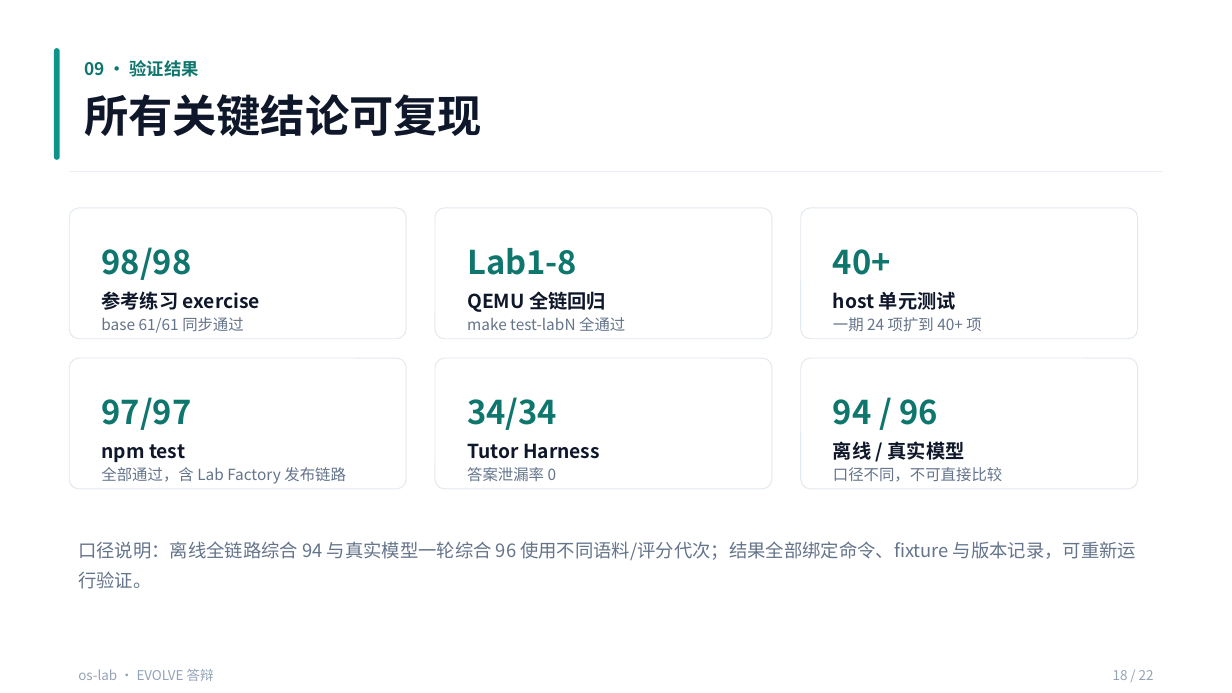
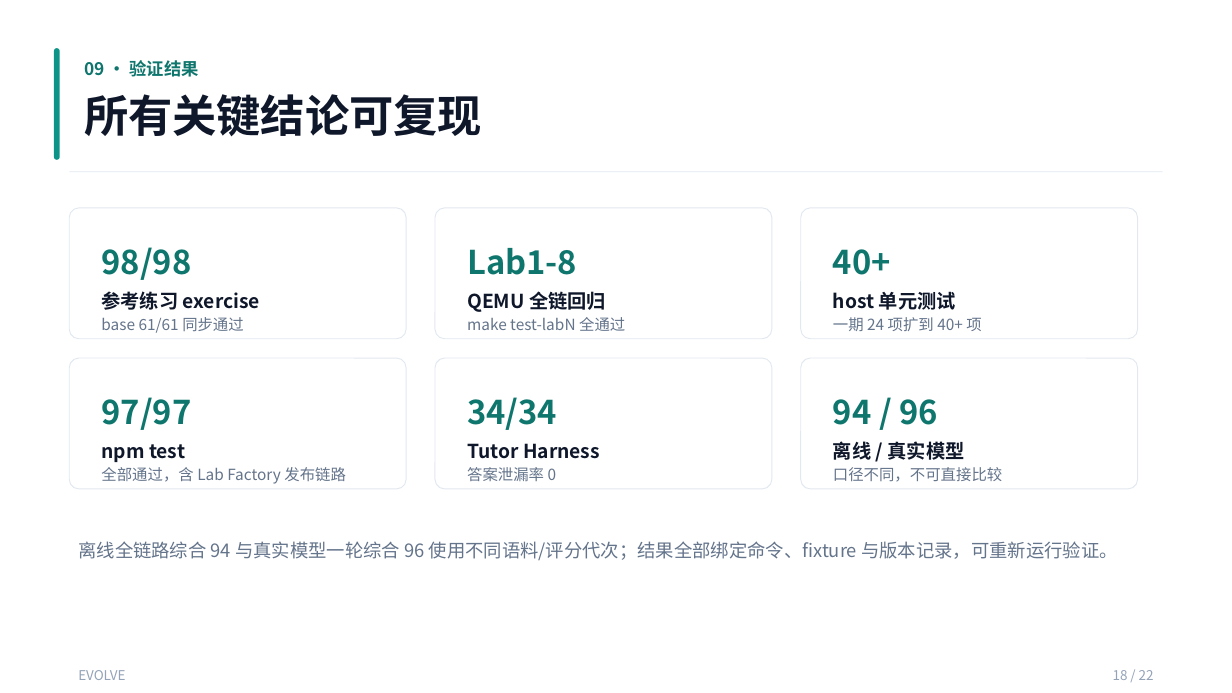
Before and after one commit to AM-SuSh/EVOLVE, a slide deck: slide 18 of 复赛PPT.pptx. Drawn at 1232x693 pixels with LibreOffice and Linux fonts; fonts in the diff are those of the drawing. Boxes give left, top, right and bottom in pixels: in the first picture for what was removed or moved away, otherwise in the second. Text is boxed around its words. In the diff, an @@ line names an element or a change of style, - is before the commit and + after.

```diff
--- a/复赛PPT.pptx
+++ b/复赛PPT.pptx
@@ text at (x1=78, y1=541, x2=1117, y2=560): text changed @@
-口径说明：离线全链路综合 94 与真实模型一轮综合 96 使用不同语料/评分代次；结果全部绑定命令、fixture 与版本记录，可重新运行验证。
+离线全链路综合 94 与真实模型一轮综合 96 使用不同语料/评分代次；结果全部绑定命令、fixture 与版本记录，可重新运行验证。
@@ text at (x1=78, y1=670, x2=125, y2=680): text changed @@
-os-lab · EVOLVE 答辩
+EVOLVE
```
Also in this commit, not shown: 21 other slides changed, 22 other files.
